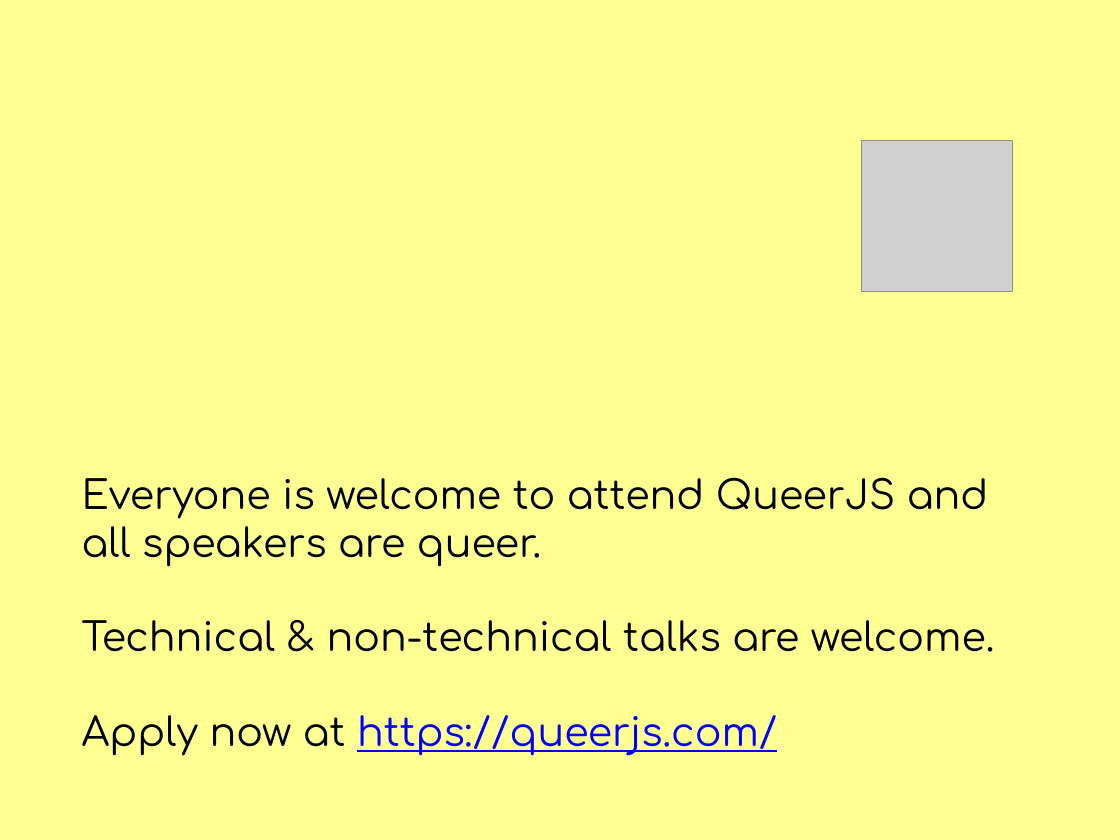
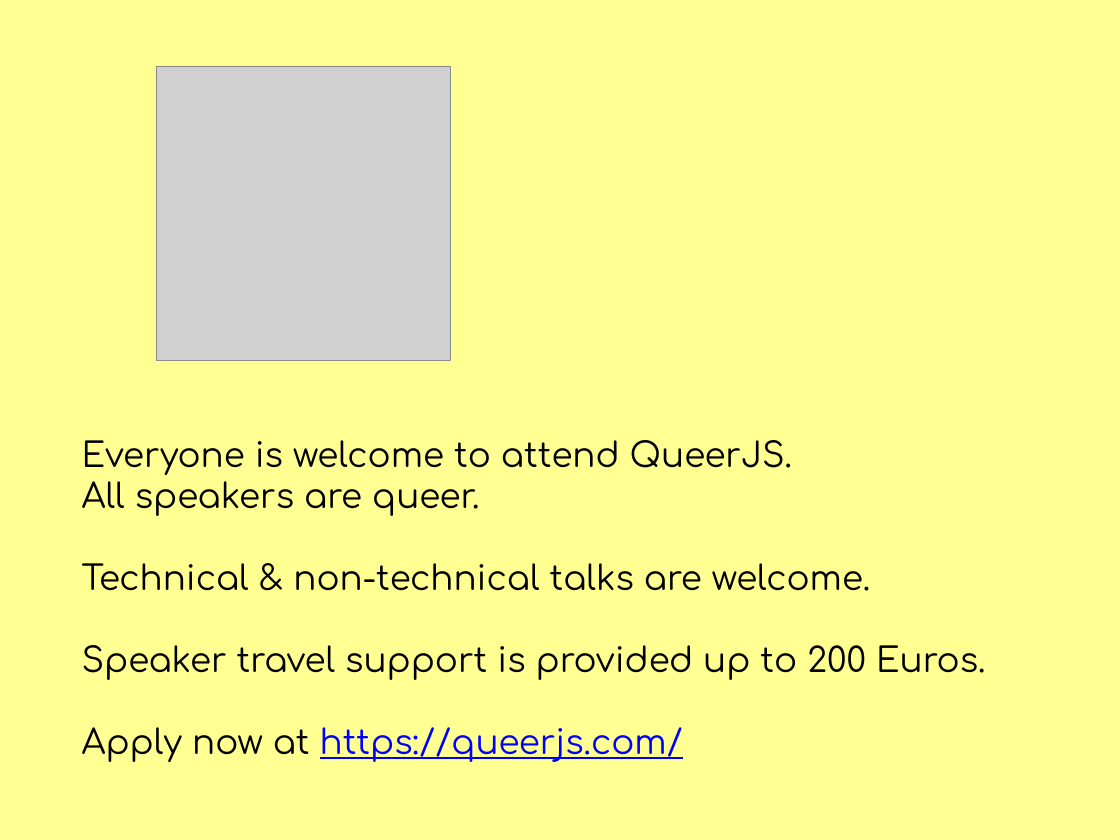
Before and after one commit to JiggyPete/global-diversity-cfp-day-site, a slide deck: slide 33 of public/slides/global-diversity-cfp-day.pptx. Drawn at 1120x840 pixels with LibreOffice and Linux fonts; fonts in the diff are those of the drawing; grey boxes stand for pictures. Boxes give left, top, right and bottom in pixels: in the first picture for what was removed or moved away, otherwise in the second. Text is boxed around its words. In the diff, an @@ line names an element or a change of style, - is before the commit and + after.

```diff
--- a/public/slides/global-diversity-cfp-day.pptx
+++ b/public/slides/global-diversity-cfp-day.pptx
@@ picture: place and size @@
-picture at (862, 140, 1012, 291)
+picture at (156, 66, 451, 361)
@@ title at (82, 440, 792, 516): text changed; size 36.1 to 31.2 pt @@
-Everyone is welcome to attend QueerJS and all speakers are queer.
+Everyone is welcome to attend QueerJS.
+All speakers are queer.
@@ title at (82, 563, 870, 762): size 36.1 to 31.2 pt in "Technical & non-technical talks are welcome.", "Apply now at https://queerjs.com/" @@
@@ title at (82, 645, 985, 680): paragraph added @@
+Speaker travel support is provided up to 200 Euros.
```
Also in this commit, not shown: 1 other slide changed, 3 slides added, 1 slide removed, 3 other files.
